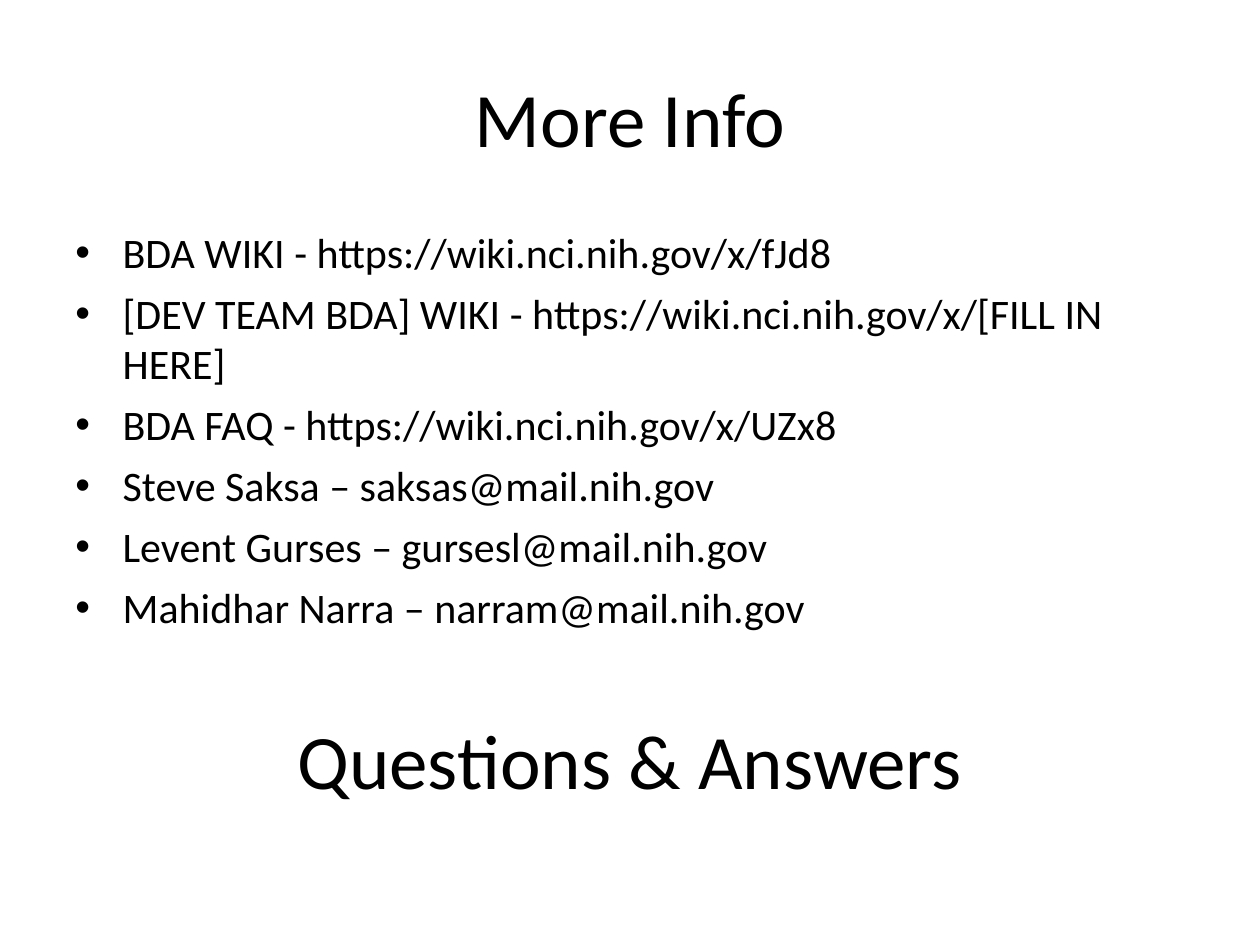
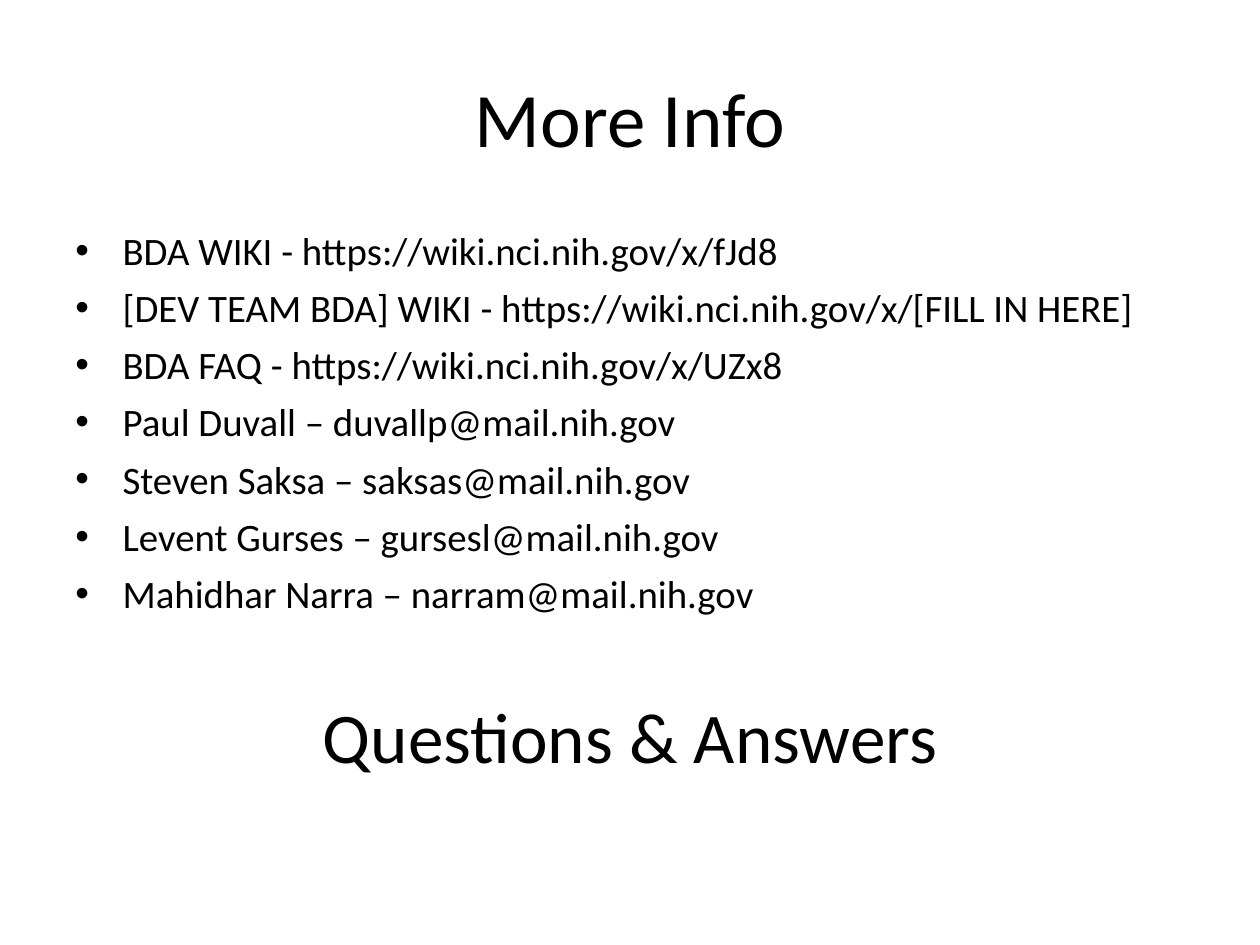
Before and after one commit to NCIP/automation, a slide deck: slide 11 of docs/presentations/generic-bda-training.ppt. Drawn at 1260x945 pixels with LibreOffice and Linux fonts; fonts in the diff are those of the drawing. Boxes give left, top, right and bottom in pixels: in the first picture for what was removed or moved away, otherwise in the second. Text is boxed around its words. In the diff, an @@ line names an element or a change of style, - is before the commit and + after.

```diff
--- a/docs/presentations/generic-bda-training.ppt
+++ b/docs/presentations/generic-bda-training.ppt
@@ text at bbox=[123, 238, 1132, 773]: size 24 to 22.2 pt in "BDA WIKI - https://wiki.nci.nih.gov/x/fJd8", "[DEV TEAM BDA] WIKI - https://wiki.nci.nih.gov/x/[FILL IN ...", "BDA FAQ - https://wiki.nci.nih.gov/x/UZx8", "Levent Gurses – gursesl@mail.nih.gov" and 1 more places; size 44 to 40.7 pt in "Questions & Answers" @@
@@ text at bbox=[123, 409, 690, 501]: text changed; size 24 to 22.2 pt @@
-• Steve Saksa – saksas@mail.nih.gov
+• Paul Duvall – duvallp@mail.nih.gov
+• Steven Saksa – saksas@mail.nih.gov
```
Also in this commit, not shown: 1 slide added, 1 slide removed.
